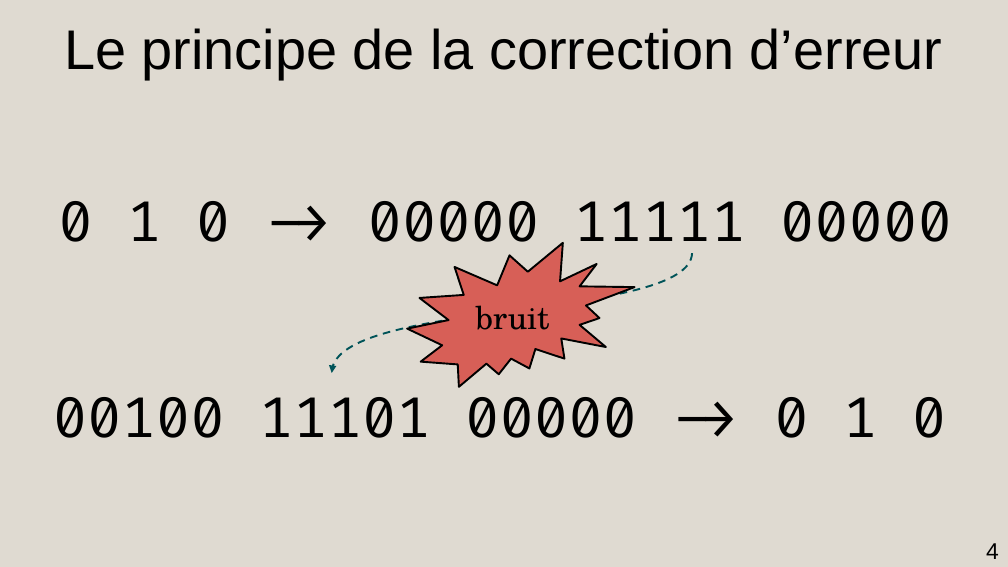
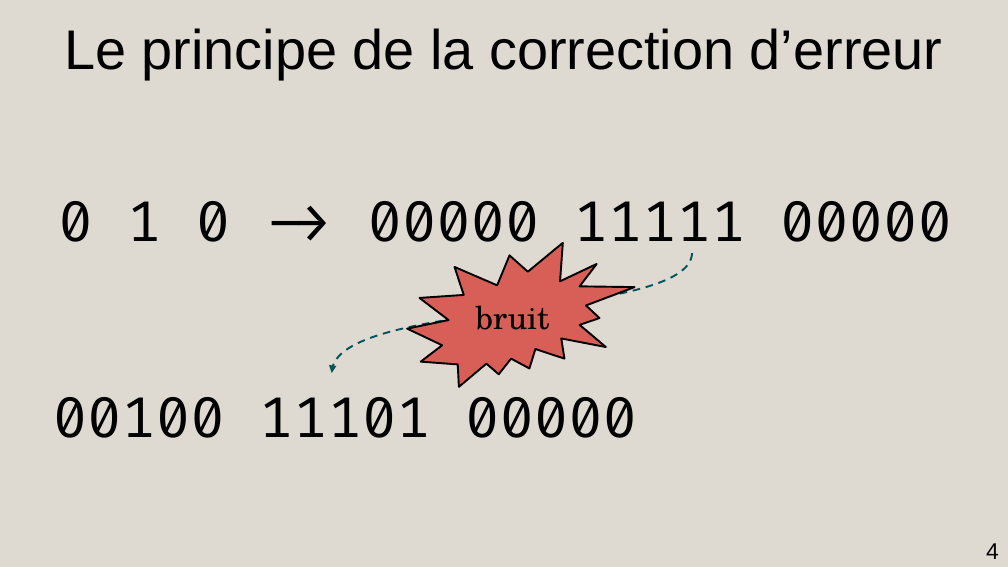
Before and after one commit to AmdaU/presentations, a slide deck: slide 4 of Seminaire/Seminaire.odp. Drawn at 1008x567 pixels with LibreOffice and Linux fonts; fonts in the diff are those of the drawing. Boxes give left, top, right and bottom in pixels: in the first picture for what was removed or moved away, otherwise in the second. Text is boxed around its words. In the diff, an @@ line names an element or a change of style, - is before the commit and + after.

```diff
--- a/Seminaire/Seminaire.odp
+++ b/Seminaire/Seminaire.odp
@@ rectangle added at (661,369,963,465), fill #DFDAD1, outline #DFDAD1 0 pt @@
```
Also in this commit, not shown: 3 other slides changed, 1 slide added, 1 other file.
